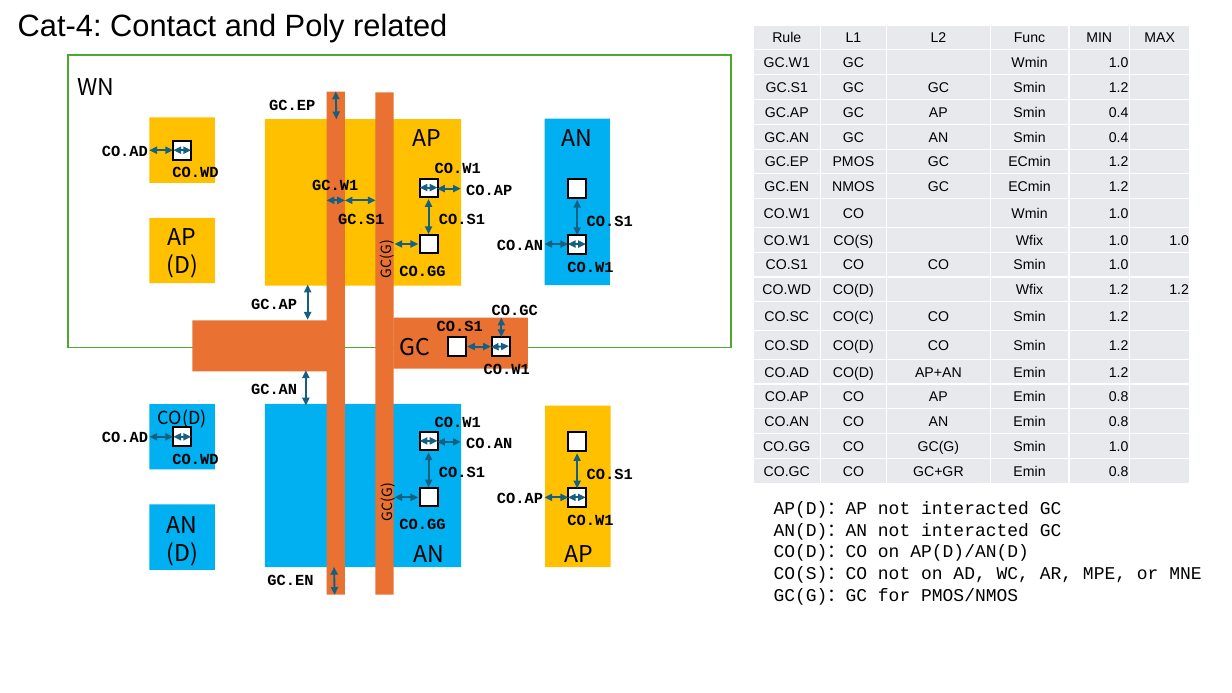
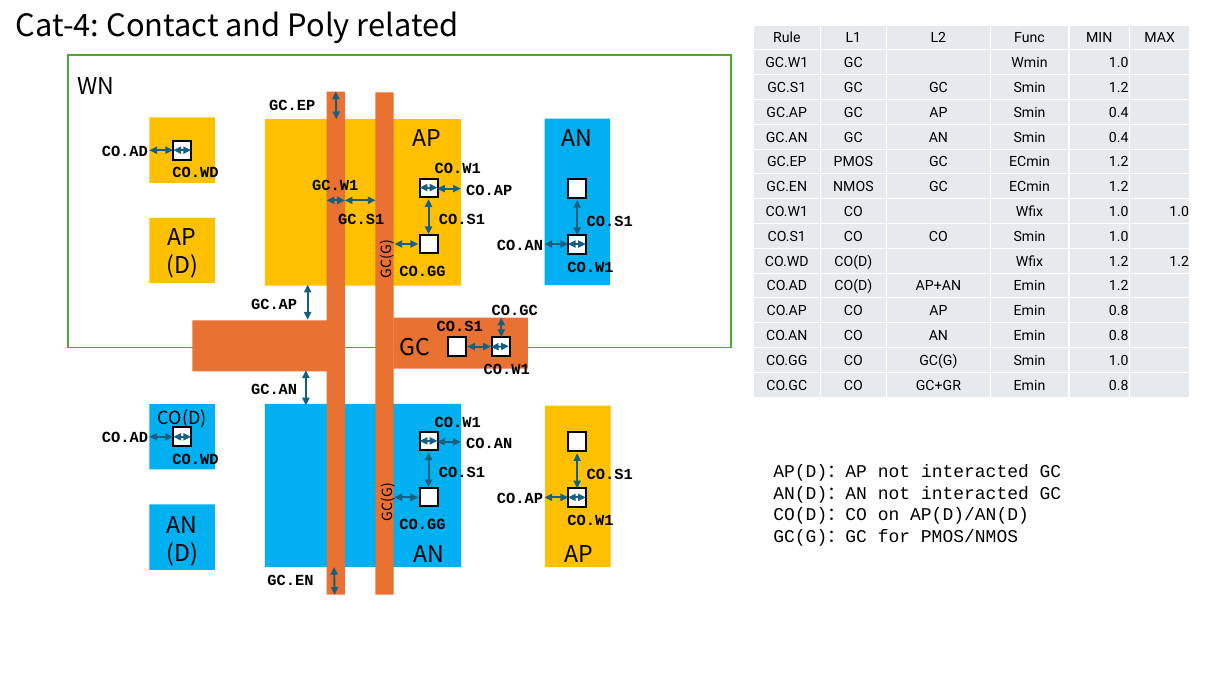
Before and after one commit to d-m-bailey/TR-1um, a slide deck: slide 6 of Document/TR-1um_DRC_summary.pptx. Drawn at 1232x693 pixels with LibreOffice and Linux fonts; fonts in the diff are those of the drawing. Boxes give left, top, right and bottom in pixels: in the first picture for what was removed or moved away, otherwise in the second. Text is boxed around its words. In the diff, an @@ line names an element or a change of style, - is before the commit and + after.

```diff
--- a/Document/TR-1um_DRC_summary.pptx
+++ b/Document/TR-1um_DRC_summary.pptx
@@ text "Cat-4: Contact and Poly related" at (x1=16, y1=11, x2=459, y2=43): font Arial to Noto Sans CJK JP @@
@@ table at (x1=754, y1=25, x2=1189, y2=397) @@
-row 8: CO.W1 | CO |  | Wmin | 1.0 | 
-row 9: CO.W1 | CO(S) |  | Wfix | 1.0 | 1.0
+row 8: CO.W1 | CO |  | Wfix | 1.0 | 1.0
-row 12: CO.SC | CO(C) | CO | Smin | 1.2 | 
-row 13: CO.SD | CO(D) | CO | Smin | 1.2 | 
@@ text "AP(D)：AP not interacted GC" moved from (x1=774, y1=502, x2=1201, y2=605) to (x1=773, y1=465, x2=1062, y2=546) @@
@@ text at (x1=774, y1=567, x2=1201, y2=583): paragraph removed @@
-CO(S)：CO not on AD, WC, AR, MPE, or MNE
```
Also in this commit, not shown: 13 other slides changed, 1 other file.
